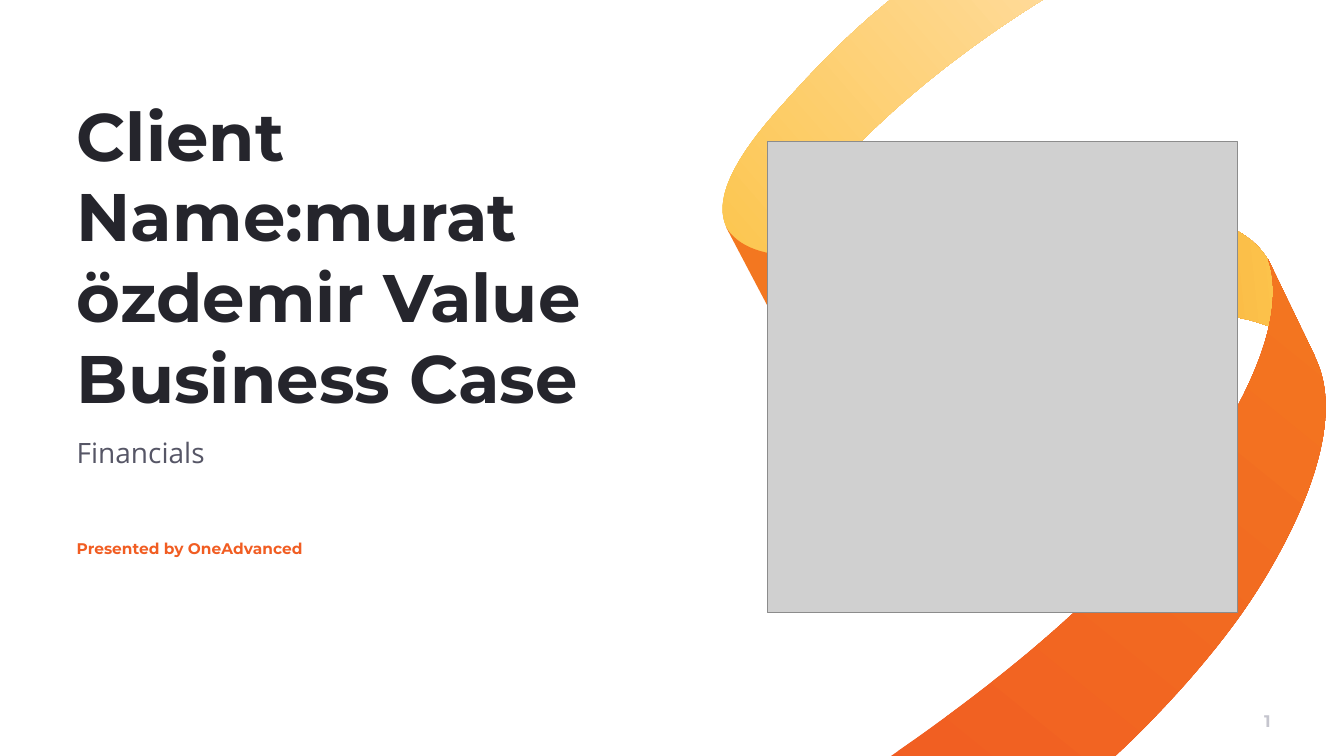
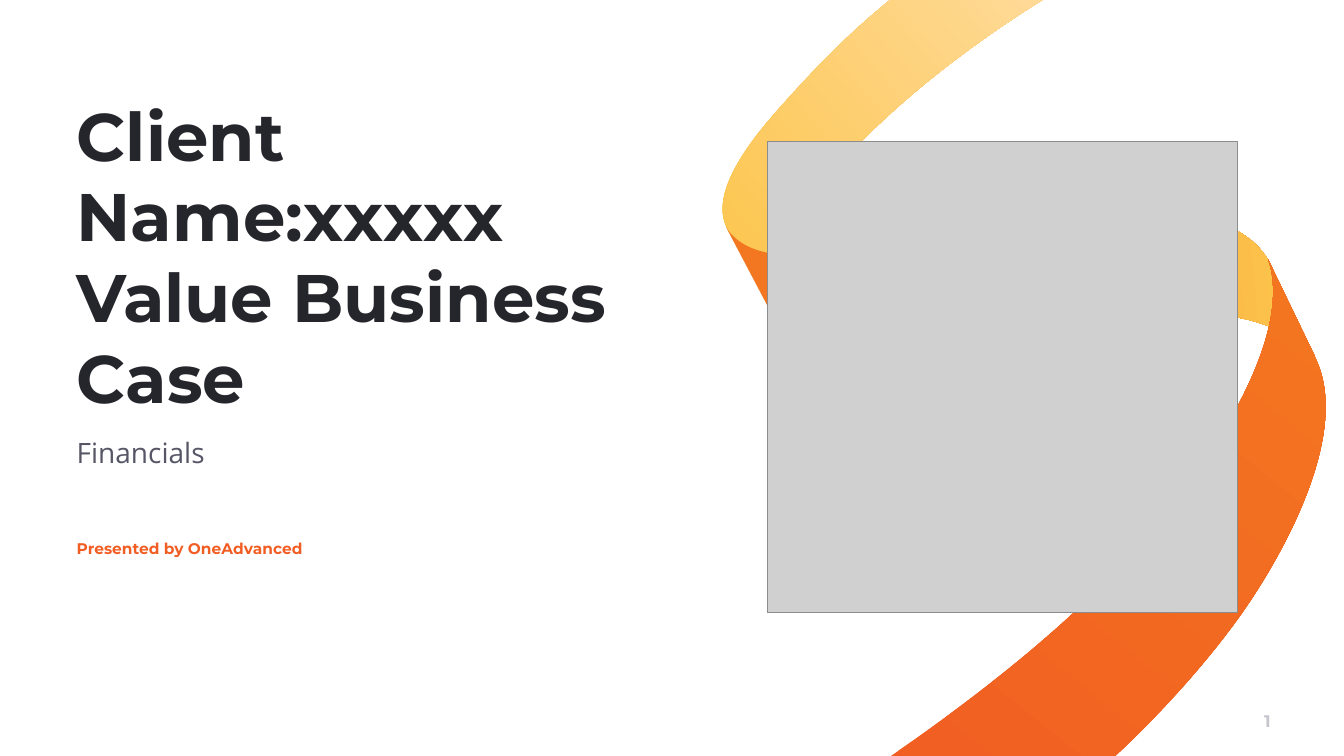
Before and after one commit to muratozdemirpiblo/ppt-api, a slide deck: slide 1 of output.pptx. Drawn at 1344x756 pixels with LibreOffice and Linux fonts; fonts in the diff are those of the drawing; grey boxes stand for pictures; background and template pictures are left out. Boxes give left, top, right and bottom in pixels: in the first picture for what was removed or moved away, otherwise in the second. Text is boxed around its words. In the diff, an @@ line names an element or a change of style, - is before the commit and + after.

```diff
--- a/output.pptx
+++ b/output.pptx
@@ title at bbox=[77, 108, 606, 404]: text changed @@
-Client Name:murat özdemir Value Business Case
+Client Name:xxxxx Value Business Case
```
Also in this commit, not shown: 2 other slides changed, 1 slide added, 1 slide removed, 3 other files.
